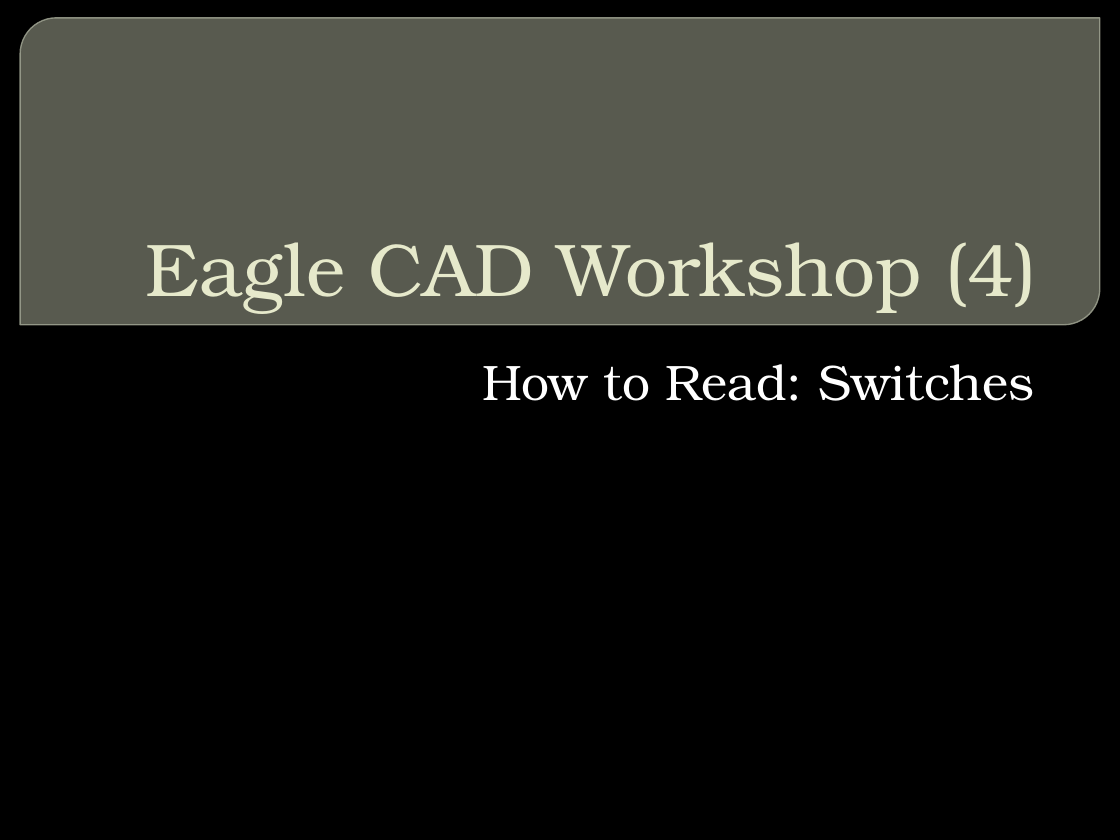
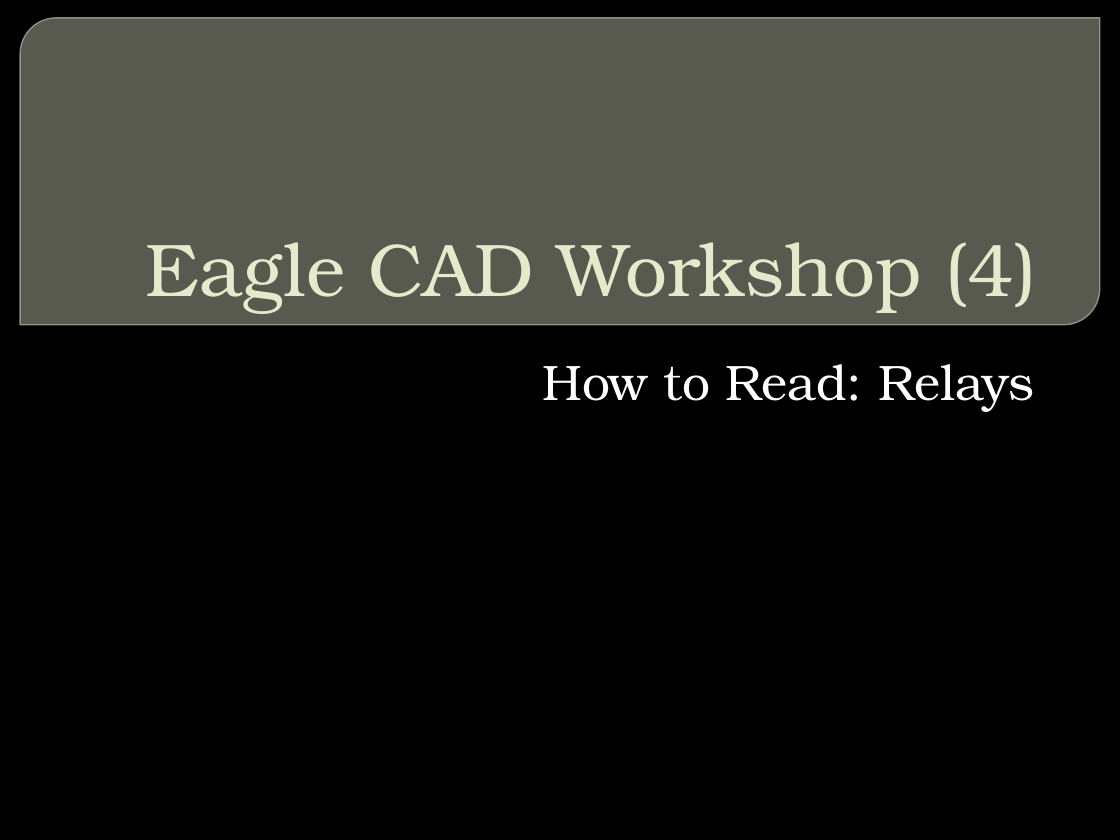
Before and after one commit to CSPon/Workshop_Materials, a slide deck: slide 1 of Workshop_Slides/Eagle CAD/Eagle CAD Workshop (4).pptx. Drawn at 1120x840 pixels with LibreOffice and Linux fonts; fonts in the diff are those of the drawing; background and template pictures are left out. Boxes give left, top, right and bottom in pixels: in the first picture for what was removed or moved away, otherwise in the second. Text is boxed around its words. In the diff, an @@ line names an element or a change of style, - is before the commit and + after.

```diff
--- a/Workshop_Slides/Eagle CAD/Eagle CAD Workshop (4).pptx
+++ b/Workshop_Slides/Eagle CAD/Eagle CAD Workshop (4).pptx
@@ subtitle at (542, 364, 1034, 412): text changed @@
-How to Read: Switches
+How to Read: Relays
```
Also in this commit, not shown: 4 slides added, 3 slides removed, 4 other files.
